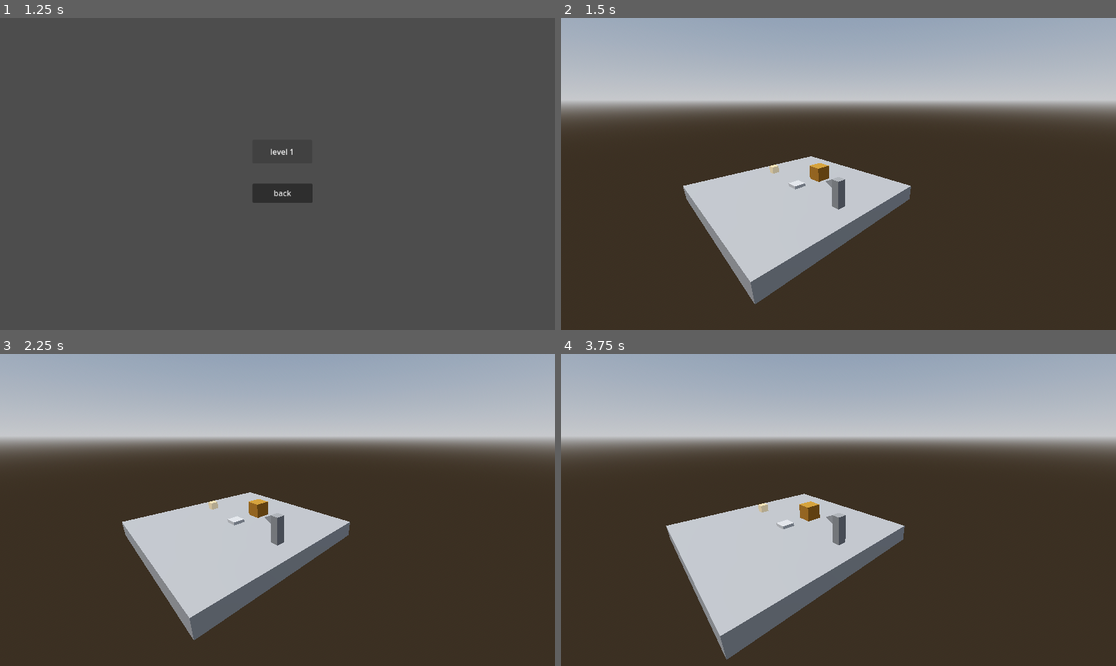
Above: before the commit, frames 1-4 (two rows, left to right).
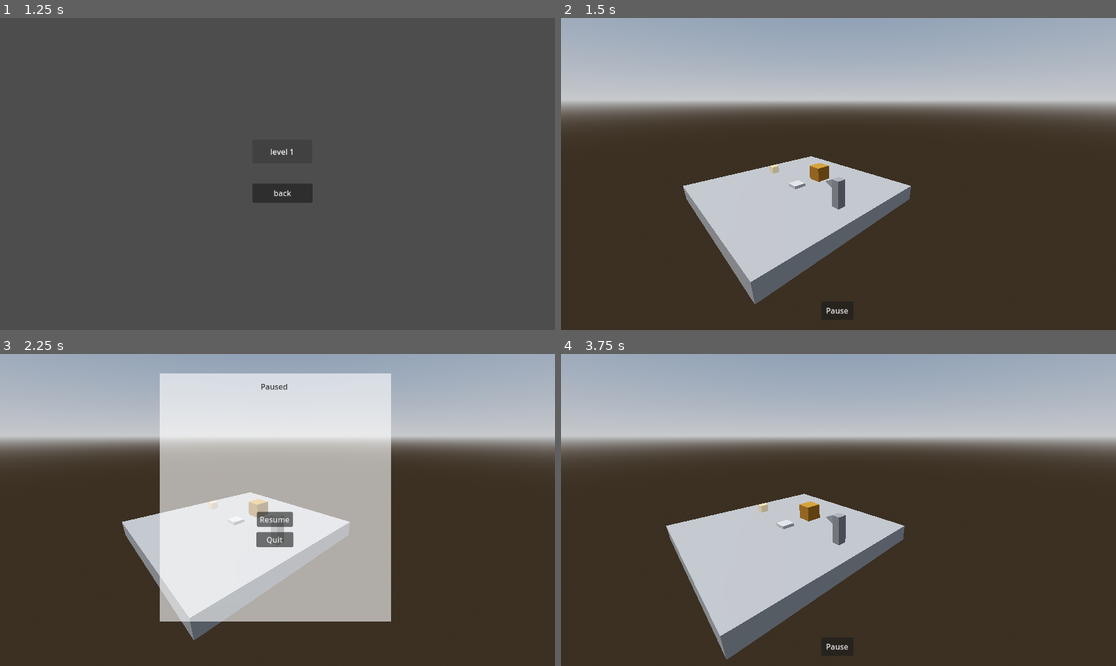
Above: after the commit, the same moments.

Repository: Jnight1104/Iso-Journey
Game: Godot game, scene res://Scenes/Main_menu.tscn
Same seed, same stepped clock (60 frames per second), same inputs: the game is played once before the commit and once after it. The project has no main scene, so this scene is started directly.
Inputs (mouse positions are in pixels of both pictures, inside the frame that each line leads up to):
- Up to frame 1 (1.25 s): click "Play" at 0.5 s
- Up to frame 2 (1.5 s): click "level 1" at 1.25 s
- Up to frame 3 (2.25 s): click (277, 647) at 2 s, where only the run after the commit has a clickable "Pause"
- Up to frame 4 (3.75 s): click (838, 519) at 2.75 s, where only the run after the commit has a clickable "Resume"; tap Enter at 3.5 s; hold Right (ui_right) from 3.53 s (still down)

Frame 1 is identical in both runs. In frame 2, less than 0.1% of the frame differs, in the area x 47-52%, y 92-95%; in frame 3, 33%, in the area x 28-71%, y 6-86%; in frame 4, less than 0.1%.

Commit message:
Implemented pause menu and its functionality

Diff:
--- a/Scenes/Level_1.tscn
+++ b/Scenes/Level_1.tscn
@@ -1,8 +1,9 @@
-[gd_scene load_steps=12 format=3 uid="uid://d4kc2ojewuget"]
+[gd_scene load_steps=13 format=3 uid="uid://d4kc2ojewuget"]
 
 [ext_resource type="PackedScene" uid="uid://pkgm4m42dt3k" path="res://Scenes/Player.tscn" id="1_e747c"]
 [ext_resource type="Script" path="res://Scripts/camera.gd" id="1_g2l8i"]
 [ext_resource type="PackedScene" uid="uid://c2crxba3owhbe" path="res://Scenes/Box.tscn" id="2_onu2b"]
+[ext_resource type="PackedScene" uid="uid://3rbwyri5ri08" path="res://Scenes/Pause_menu.tscn" id="3_1rvrs"]
 [ext_resource type="PackedScene" uid="uid://cfyksnkf74v44" path="res://Scenes/Win_collectible.tscn" id="3_adoy0"]
 [ext_resource type="PackedScene" uid="uid://llop56s2vxno" path="res://Scenes/Pressure_plate.tscn" id="4_g432u"]
 [ext_resource type="PackedScene" uid="uid://wuqxfpxeqv0c" path="res://Scenes/Win_screen.tscn" id="6_72dg4"]
@@ -51,6 +52,8 @@
 [node name="Win_screen" parent="." instance=ExtResource("6_72dg4")]
 visible = false
 
+[node name="Pause_menu" parent="." instance=ExtResource("3_1rvrs")]
+
 [node name="Player" parent="." instance=ExtResource("1_e747c")]
 transform = Transform3D(1, 0, 0, 0, 1, 0, 0, 0, 1, 0, 0.5, 0)
 
--- /dev/null
+++ b/Scenes/Pause_menu.tscn
@@ -0,0 +1,64 @@
+[gd_scene load_steps=3 format=3 uid="uid://3rbwyri5ri08"]
+
+[ext_resource type="Script" path="res://Scripts/pause_menu.gd" id="1_vwd16"]
+
+[sub_resource type="LabelSettings" id="LabelSettings_ceda8"]
+font_color = Color(0.230315, 0.230315, 0.230315, 1)
+
+[node name="Control" type="Control"]
+layout_mode = 3
+anchors_preset = 15
+anchor_right = 1.0
+anchor_bottom = 1.0
+grow_horizontal = 2
+grow_vertical = 2
+script = ExtResource("1_vwd16")
+
+[node name="ColorRect" type="ColorRect" parent="."]
+visible = false
+layout_mode = 0
+offset_left = 332.0
+offset_top = 40.0
+offset_right = 812.0
+offset_bottom = 555.0
+color = Color(1, 1, 1, 0.6)
+
+[node name="Label" type="Label" parent="."]
+visible = false
+layout_mode = 0
+offset_left = 541.0
+offset_top = 56.0
+offset_right = 610.0
+offset_bottom = 79.0
+text = "Paused"
+label_settings = SubResource("LabelSettings_ceda8")
+
+[node name="Resume" type="Button" parent="."]
+visible = false
+layout_mode = 0
+offset_left = 533.0
+offset_top = 328.0
+offset_right = 608.0
+offset_bottom = 359.0
+text = "Resume"
+
+[node name="Quit" type="Button" parent="."]
+visible = false
+layout_mode = 0
+offset_left = 532.0
+offset_top = 370.0
+offset_right = 609.0
+offset_bottom = 401.0
+text = "Quit"
+
+[node name="Pause" type="Button" parent="."]
+layout_mode = 0
+offset_left = 540.0
+offset_top = 589.0
+offset_right = 607.0
+offset_bottom = 627.0
+text = "Pause"
+
+[connection signal="button_up" from="Resume" to="." method="_resume_button_pressed"]
+[connection signal="button_up" from="Quit" to="." method="_quit_button_pressed"]
+[connection signal="button_up" from="Pause" to="." method="_pause_button_pressed"]
--- a/Scripts/global.gd
+++ b/Scripts/global.gd
@@ -3,3 +3,4 @@
 const PLAYER_STARTING_POS_Y : float = 0.5
 var level : int = 0
 var player_pos : Vector3 = Vector3(0, PLAYER_STARTING_POS_Y, 0)
+var paused = false
--- /dev/null
+++ b/Scripts/pause_menu.gd
@@ -0,0 +1,55 @@
+extends Control
+
+@onready var global = get_node("/root/Global")
+
+# Called when the node enters the scene tree for the first time.
+func _ready():
+	resume()
+
+
+func _process(delta):
+	# Pauses/unpauses the game on user input based on whether it is already paused or not
+	if Input.is_action_just_pressed("ui_escape"):
+		if global.paused == false:
+			pause()
+		else:
+			resume()
+
+
+# Pauses the game on pause button pressed
+func _pause_button_pressed():
+	pause()
+
+
+# Function for pausing the game
+func pause():
+	global.paused = true
+	$Pause.hide()
+	$ColorRect.show()
+	$Label.show()
+	$Resume.show()
+	$Quit.show()
+
+
+# Function for resuming the game
+func resume():
+	global.paused = false
+	$Resume.hide()
+	$Quit.hide()
+	$Label.hide()
+	$ColorRect.hide()
+	$Pause.show()
+
+
+# Resumes the game on resume button pressed
+func _resume_button_pressed():
+	resume()
+
+
+# Quits the game on quit button pressed
+func _quit_button_pressed():
+	get_tree().change_scene_to_file("res://Scenes/Level_select_menu.tscn")
+
+
+func _win():
+	self.hide()
--- a/Scripts/player.gd
+++ b/Scripts/player.gd
@@ -29,7 +29,7 @@
 # Called every frame. 'delta' is the elapsed time since the previous frame.
 func _process(delta):
 	global.player_pos = position
-	if not game_finished:
+	if not game_finished and not global.paused:
 		if Input.is_action_just_pressed("ui_up"):
 			_move_input(UP)
 		elif Input.is_action_just_pressed("ui_down"):
@@ -38,9 +38,11 @@
 			_move_input(LEFT)
 		elif Input.is_action_just_pressed("ui_right"):
 			_move_input(RIGHT)
-
+	if Input.is_action_just_pressed("ui_escape"):
+		action_queue = []
 	# Moves the player toward the target location smoothly
-	position = lerp(position, target_location, LERP_RATE)
+	if not global.paused:
+		position = lerp(position, target_location, LERP_RATE)
 
 
 # Function for setting the target location depending on the direction based on the input
--- a/Scripts/win_collectible.gd
+++ b/Scripts/win_collectible.gd
@@ -9,6 +9,7 @@
 func _ready():
 	win.connect(get_node("/root/Level/Player")._win)
 	win.connect(get_node("/root/Level/Win_screen")._win)
+	win.connect(get_node("/root/Level/Pause_menu")._win)
 	$CSGBox3D.material.albedo_color = TRANSPARENT_COLOUR
 
 
--- a/project.godot
+++ b/project.godot
@@ -36,3 +36,8 @@
 "events": [Object(InputEventKey,"resource_local_to_scene":false,"resource_name":"","device":-1,"window_id":0,"alt_press …(191 unchanged characters)…
 ]
 }
+ui_escape={
+"deadzone": 0.5,
+"events": [Object(InputEventKey,"resource_local_to_scene":false,"resource_name":"","device":-1,"window_id":0,"alt_pressed":false,"shift_pressed":false,"ctrl_pressed":false,"meta_pressed":false,"pressed":false,"keycode":0,"physical_keycode":4194305,"key_label":0,"unicode":0,"location":0,"echo":false,"script":null)
+]
+}
